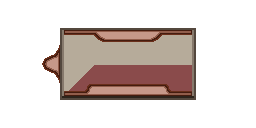
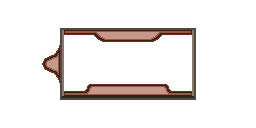
Revision of a layered 256px x 128px image; what changed, layer by layer:
hid "Layer 1" over [64, 35, 192, 96]
